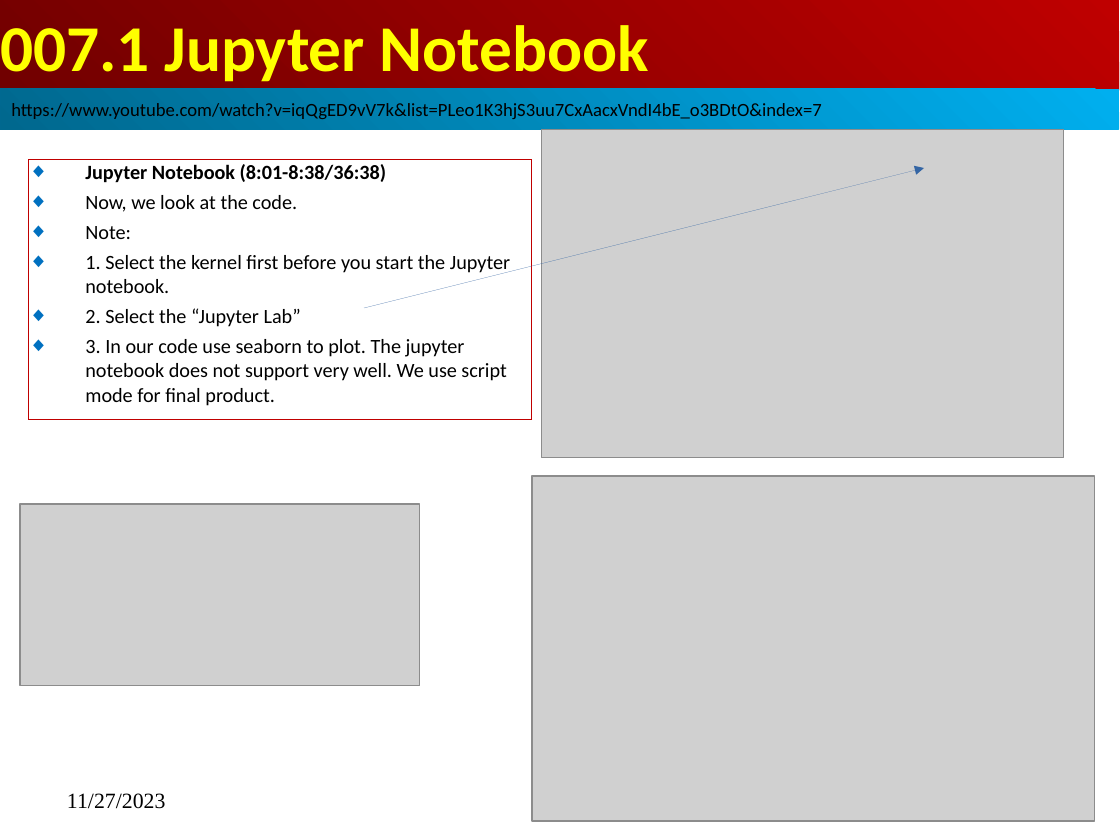
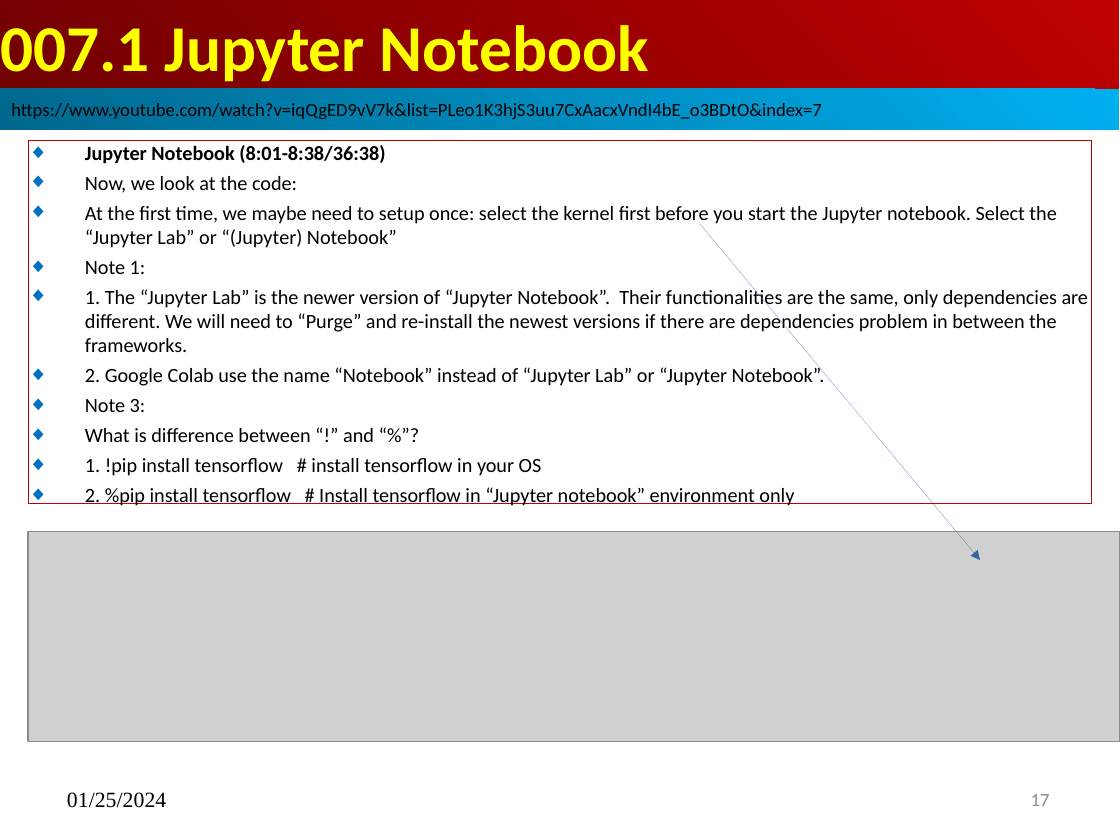
Before and after one commit to peterhchen/AIU_CS512_DL, a slide deck: slide 17 of 000_Lecture_Project/week01/01_Lecture/07_Write_Digit.pptx. Drawn at 1120x840 pixels with LibreOffice and Linux fonts; fonts in the diff are those of the drawing; grey boxes stand for pictures. Boxes give left, top, right and bottom in pixels: in the first picture for what was removed or moved away, otherwise in the second. Text is boxed around its words. In the diff, an @@ line names an element or a change of style, - is before the commit and + after.

```diff
--- a/000_Lecture_Project/week01/01_Lecture/07_Write_Digit.pptx
+++ b/000_Lecture_Project/week01/01_Lecture/07_Write_Digit.pptx
@@ subtitle added at [28,140,1092,504], outline #C00000 0 pt, 13 pt, text #000000 @@
+◆ Jupyter Notebook (8:01-8:38/36:38)
+◆ Now, we look at the code:
+◆ At the first time, we maybe need to setup once: select the kernel first before you start the Jupyter notebook. Select the “Jupyter Lab” or “(Jupyter) Notebook”
+◆ Note 1:
+◆ 1. The “Jupyter Lab” is the newer version of “Jupyter Notebook”. Their functionalities are the same, only dependencies are different. We will need to “Purge” and re-install the newest versions if there are dependencies problem in between the frameworks.
+◆ 2. Google Colab use the name “Notebook” instead of “Jupyter Lab” or “Jupyter Notebook”.
+◆ Note 3:
+◆ What is difference between “!” and “%”?
+◆ 1. !pip install tensorflow # install tensorflow in your OS
+◆ 2. %pip install tensorflow # Install tensorflow in “Jupyter notebook” environment only
@@ picture removed at [542,130,1064,458] @@
@@ subtitle removed at [28,159,531,420] @@
-◆ Jupyter Notebook (8:01-8:38/36:38)
-◆ Now, we look at the code.
-◆ Note:
-◆ 1. Select the kernel first before you start the Jupyter notebook.
-◆ 2. Select the “Jupyter Lab”
-◆ 3. In our code use seaborn to plot. The jupyter notebook does not support very well. We use script mode for final product.
@@ arrow removed from (364, 308) to (924, 168) @@
@@ arrow added from (700, 224) to (980, 560), #3465A4 0 pt @@
@@ picture removed at [532,476,1095,821] @@
@@ picture removed at [20,504,420,685] @@
@@ picture added at [28,531,1120,741] @@
@@ text at [67,792,166,808]: text changed @@
-11/27/2023
+01/25/2024
@@ page number added at [1031,794,1050,806], 12 pt, text #8B8B8B @@
+17
```
Also in this commit, not shown: 33 other slides changed, 8 slides added, 1 slide removed.
